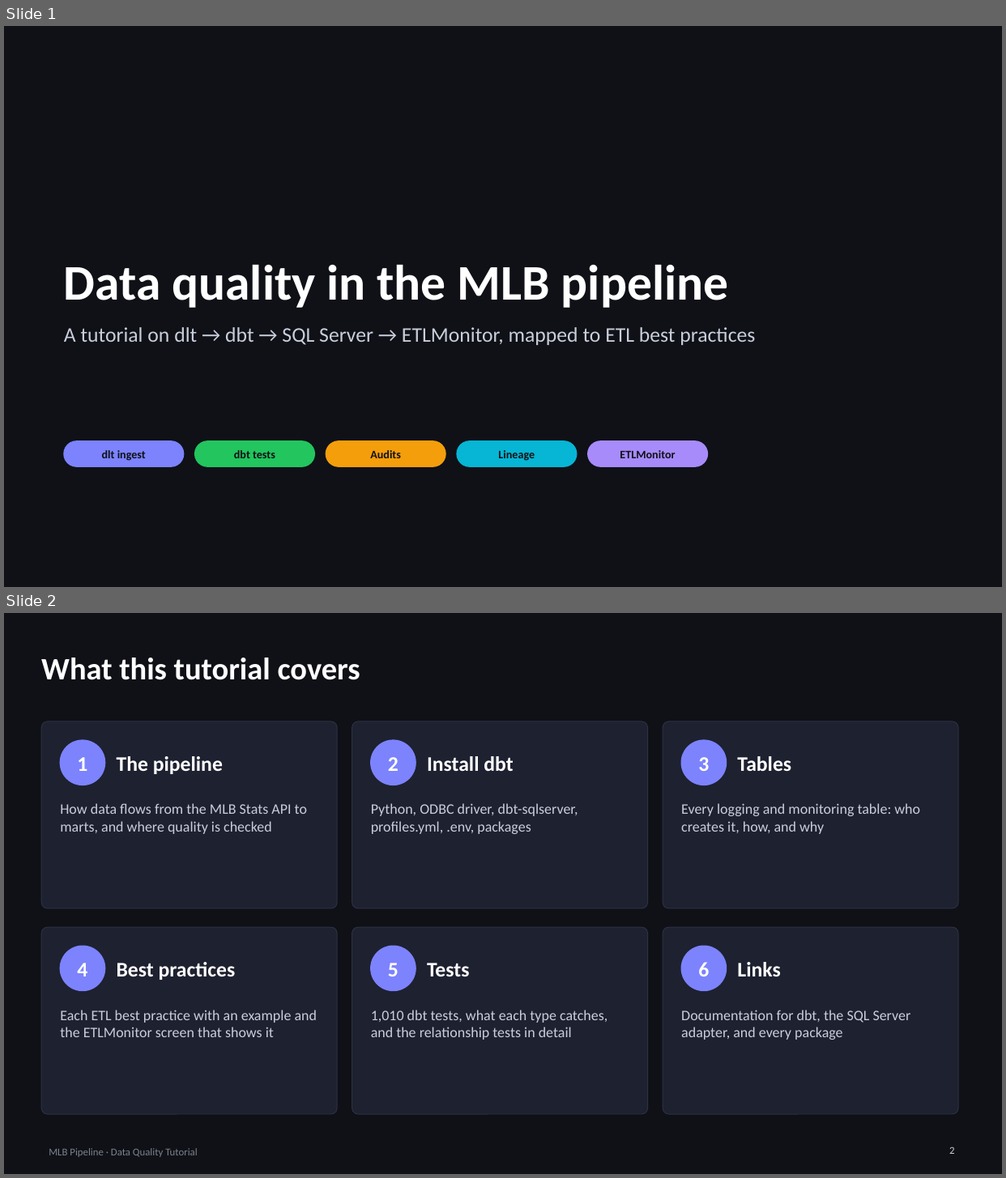
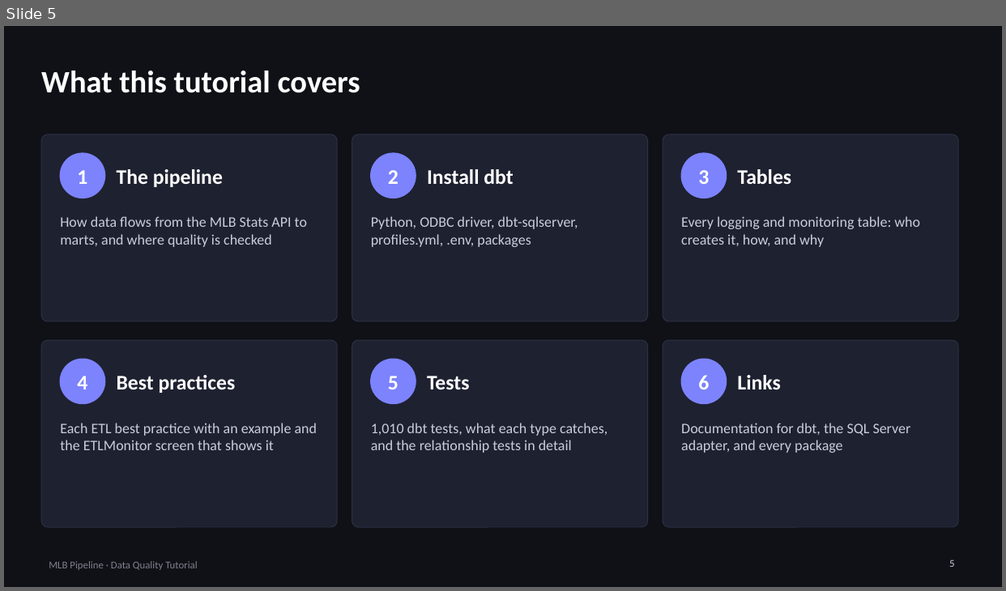
Before and after one commit to keithwsmith/mlb_dlt, a slide deck: data_quality_tutorial/MLB_Pipeline_Data_Quality_Tutorial.pptx. Shown one above the other, each under a label of ours: slides 1 and 2 before the commit, slide 5 after it. The pictures are 1006x1178 and 1006x591 pixels, drawn with LibreOffice and Linux fonts; fonts in the diff are those of the drawing. Boxes give left, top, right and bottom in pixels: in the first picture for what was removed or moved away, otherwise in the second. Text is boxed around its words. In the diff, an @@ line names an element or a change of style, - is before the commit and + after.

Commit message:
added env.example and updated MLB_Pipeline_Data_Quality_Tutorial.pptx [2026-11-20]

```diff
--- a/data_quality_tutorial/MLB_Pipeline_Data_Quality_Tutorial.pptx
+++ b/data_quality_tutorial/MLB_Pipeline_Data_Quality_Tutorial.pptx
@@ slide 1 removed at bbox=[4, 26, 1002, 587], background #0F1117 @@
@@ title removed at bbox=[64, 264, 728, 308] @@
-Data quality in the MLB pipeline
@@ text removed at bbox=[64, 327, 755, 345] @@
-A tutorial on dlt → dbt → SQL Server → ETLMonitor, mapped to ETL best practices
@@ rounded rectangle removed at bbox=[64, 442, 184, 467] @@
@@ text removed at bbox=[102, 450, 146, 461] @@
-dlt ingest
@@ rounded rectangle removed at bbox=[195, 442, 315, 467] @@
@@ text removed at bbox=[234, 450, 275, 459] @@
-dbt tests
@@ rounded rectangle removed at bbox=[326, 442, 445, 467] @@
@@ text removed at bbox=[370, 450, 401, 459] @@
-Audits
@@ rounded rectangle removed at bbox=[457, 442, 577, 467] @@
@@ text removed at bbox=[498, 450, 535, 461] @@
-Lineage
@@ rounded rectangle removed at bbox=[588, 442, 708, 467] @@
@@ text removed at bbox=[620, 450, 675, 459] @@
-ETLMonitor
@@ what was slide 2 is now slide 5 @@
@@ page number at bbox=[949, 560, 954, 567]: text changed @@
-2
+5
```
Also in this commit, not shown: 2 slides changed, 5 slides added, 1 other slide removed, 3 other files.
